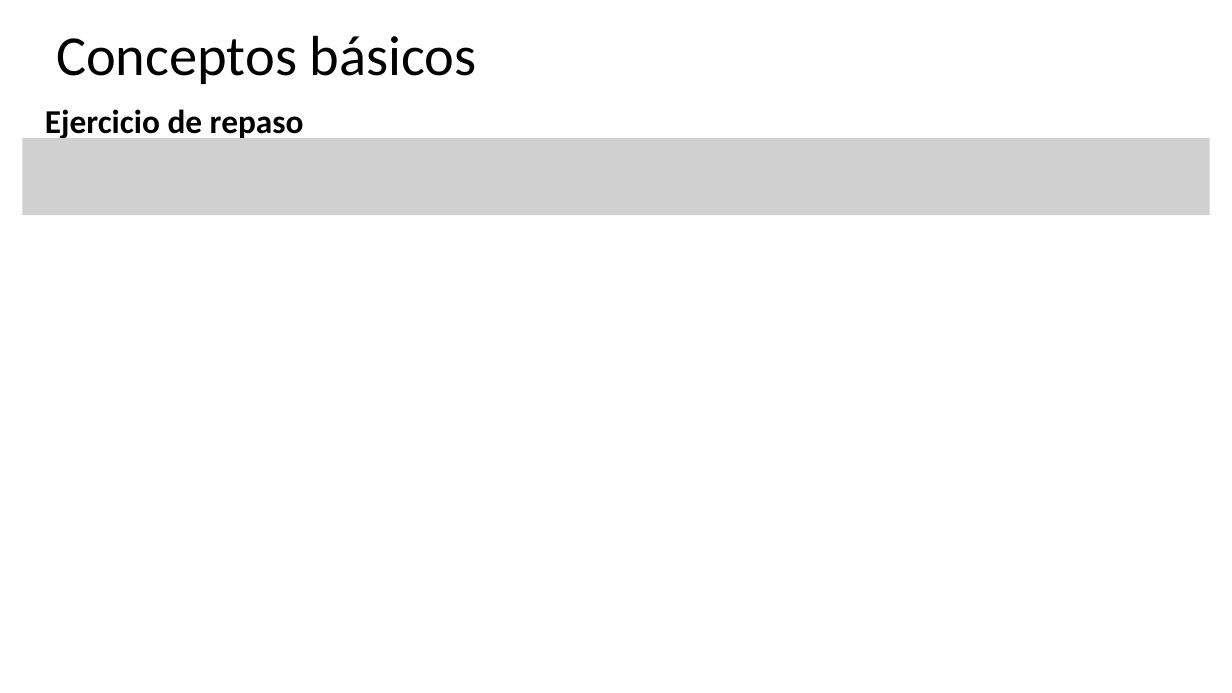
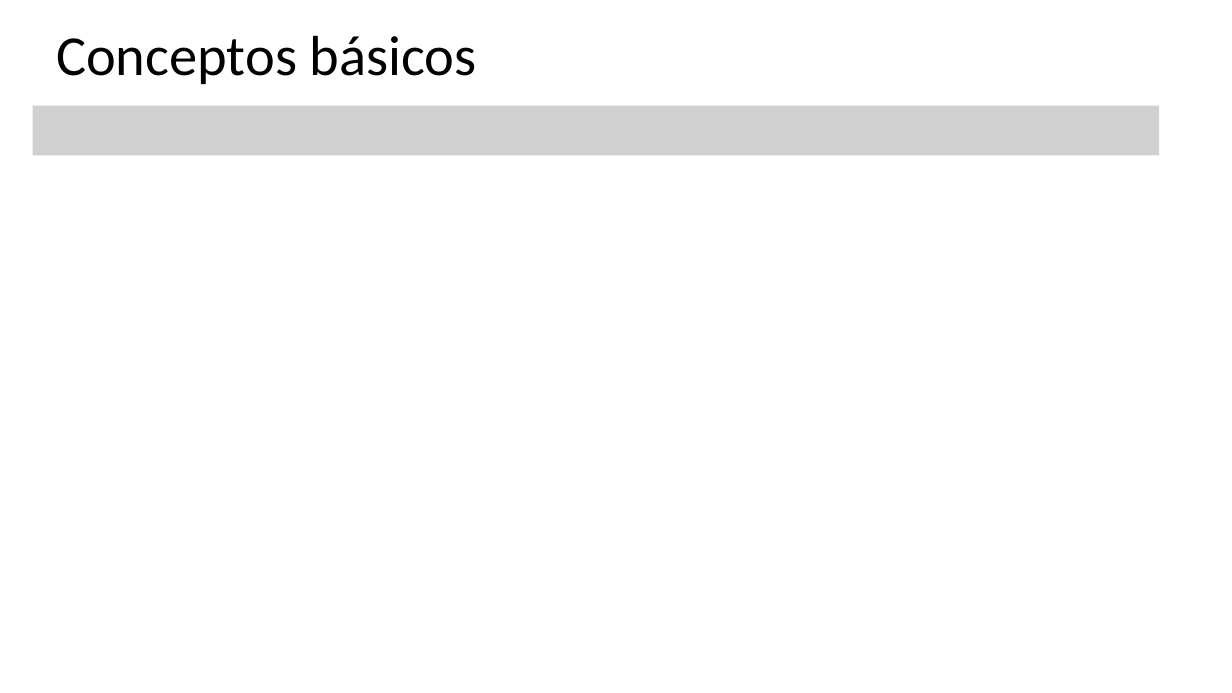
Before and after one commit to discretas1-udea/apuntes_clases_2026-2, a slide deck: slide 13 of clase-15/apuntes_clase15.pptx. Drawn at 1232x693 pixels with LibreOffice and Linux fonts; fonts in the diff are those of the drawing; grey boxes stand for pictures. Boxes give left, top, right and bottom in pixels: in the first picture for what was removed or moved away, otherwise in the second. Text is boxed around its words. In the diff, an @@ line names an element or a change of style, - is before the commit and + after.

```diff
--- a/clase-15/apuntes_clase15.pptx
+++ b/clase-15/apuntes_clase15.pptx
@@ picture added at (32,105,1159,155) @@
@@ text removed at (45,109,304,141) @@
-Ejercicio de repaso
@@ picture removed at (22,138,1210,214) @@
```
Also in this commit, not shown: 27 other slides changed, 5 slides added, 5 slides removed, 5 other files.
